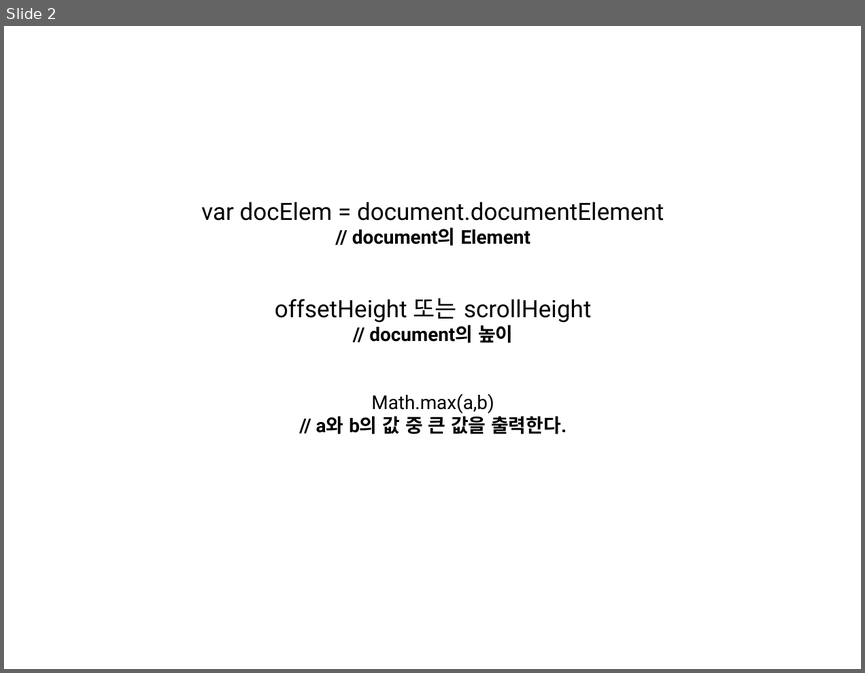
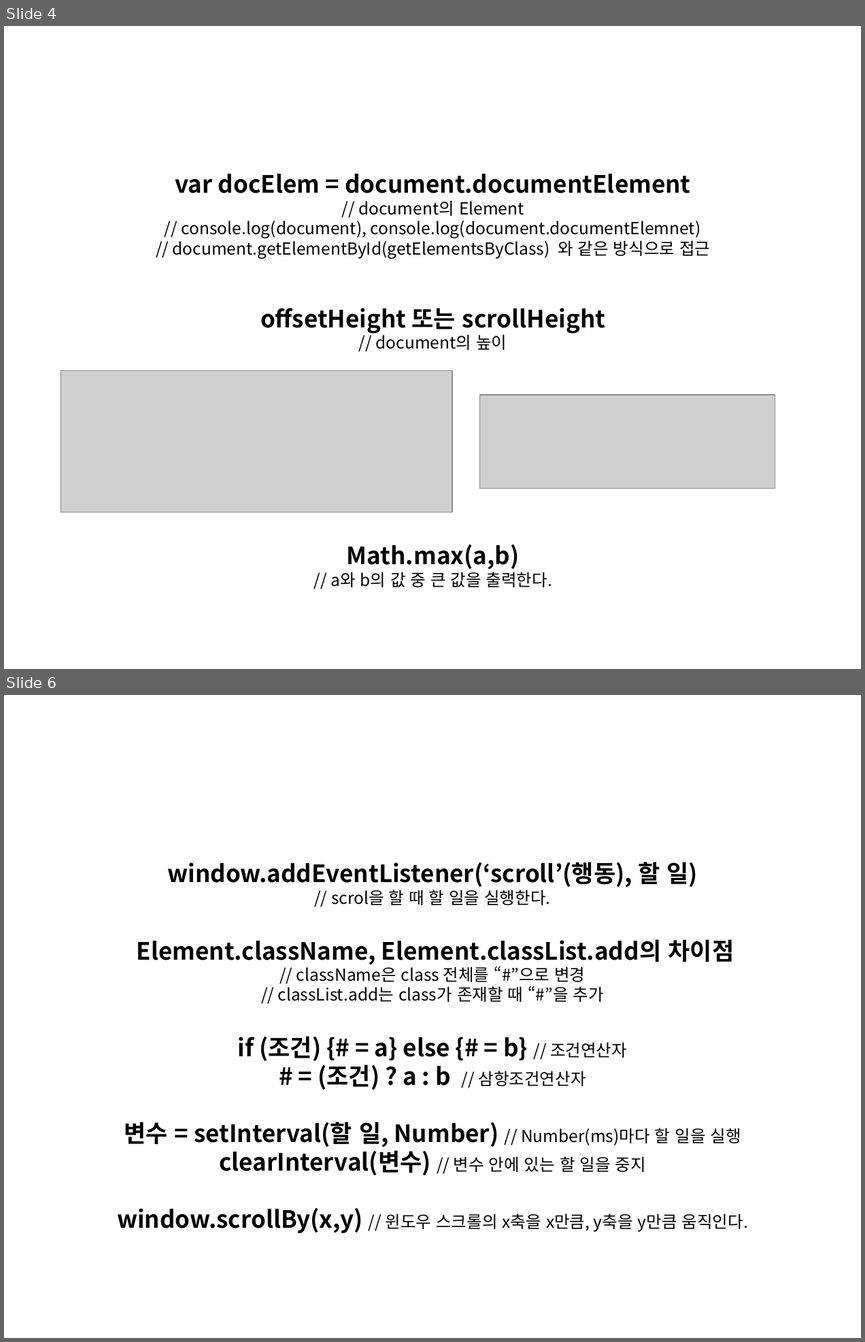
Before and after one commit to Jangyusu/Javascript_Study, a slide deck: 4주차(Top스크롤)/Top스크롤.pptx. Shown one above the other, each under a label of ours: slide 2 before the commit, slides 4 and 6 after it; the slides between them are not shown. The pictures are 865x673 and 865x1342 pixels, drawn with LibreOffice and Linux fonts; fonts in the diff are those of the drawing; grey boxes stand for pictures. Boxes give left, top, right and bottom in pixels: in the first picture for what was removed or moved away, otherwise in the second. Text is boxed around its words. In the diff, an @@ line names an element or a change of style, - is before the commit and + after.

```diff
--- a/4주차(Top스크롤)/Top스크롤.pptx
+++ b/4주차(Top스크롤)/Top스크롤.pptx
@@ slide 6 added at <box>4,695,861,1338</box>, background #FFFFFF @@
@@ text added at <box>117,862,748,1233</box>, 20 pt, text #000000, bold @@
+window.addEventListener(‘scroll’(행동), 할 일)
+// scrol을 할 때 할 일을 실행한다.
+Element.className, Element.classList.add의 차이점
+// className은 class 전체를 “#”으로 변경
+// classList.add는 class가 존재할 때 “#”을 추가
+if (조건) {# = a} else {# = b} // 조건연산자
+# = (조건) ? a : b // 삼항조건연산자
+변수 = setInterval(할 일, Number) // Number(ms)마다 할 일을 실행
+clearInterval(변수) // 변수 안에 있는 할 일을 중지
+window.scrollBy(x,y) // 윈도우 스크롤의 x축을 x만큼, y축을 y만큼 움직인다.
@@ what was slide 2 is now slide 4 @@
@@ slide 4 changed as well @@
@@ text "var docElem = document.documentElement": place and size @@
-text "var docElem = document.documentElement" at <box>201,201,664,434</box>
+text "var docElem = document.documentElement" at <box>173,174,710,587</box>
@@ text at <box>175,174,690,587</box>: font Roboto to Noto Sans CJK KR in "var docElem = document.documentElement", "// document의 Element", "offsetHeight 또는 scrollHeight", "// document의 높이" and 2 more places; bold on in "var docElem = document.documentElement", "offsetHeight 또는 scrollHeight", "Math.max(a,b)"; size 16 to 14 pt, bold off in "// document의 Element", "// document의 높이", "// a와 b의 값 중 큰 값을 ..."; size 16 to 20 pt in "Math.max(a,b)" @@
@@ text at <box>173,217,710,259</box>: paragraphs added @@
+// console.log(document), console.log(document.documentElemnet)
+// document.getElementById(getElementsByClass) 와 같은 방식으로 접근
@@ picture added at <box>60,371,452,512</box> @@
@@ picture added at <box>479,395,775,488</box> @@
```
Also in this commit, not shown: 1 other slide changed, 3 other slides added, 3 other files.
